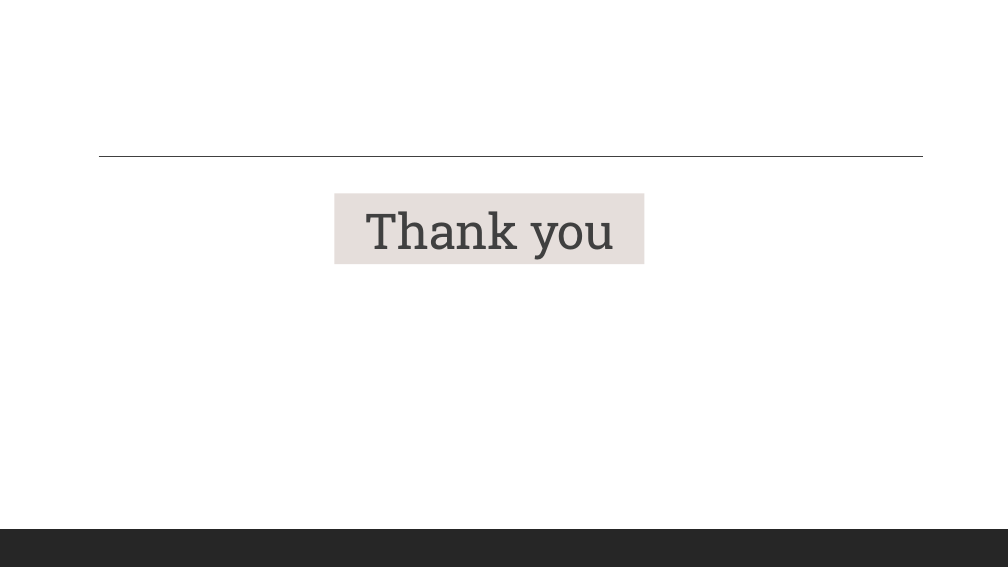
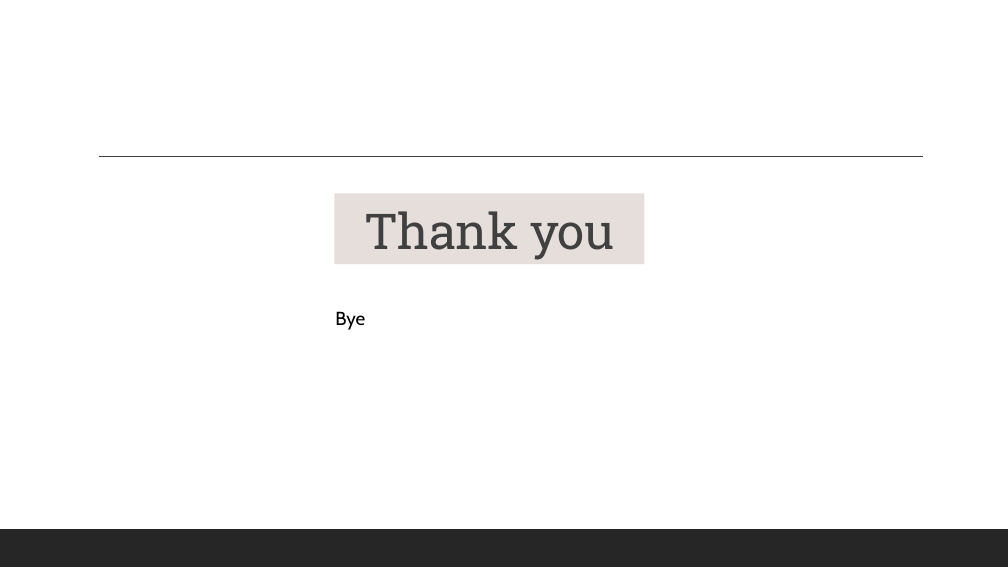
Before and after one commit to uthradevi/RemoteAI, a slide deck: slide 21 of The Wumpus world.pptx. Drawn at 1008x567 pixels with LibreOffice and Linux fonts; fonts in the diff are those of the drawing. Boxes give left, top, right and bottom in pixels: in the first picture for what was removed or moved away, otherwise in the second. Text is boxed around its words. In the diff, an @@ line names an element or a change of style, - is before the commit and + after.

Commit message:
my sec commit

```diff
--- a/The Wumpus world.pptx
+++ b/The Wumpus world.pptx
@@ text added at [335, 311, 365, 330], 18 pt, text #000000 @@
+Bye
```
